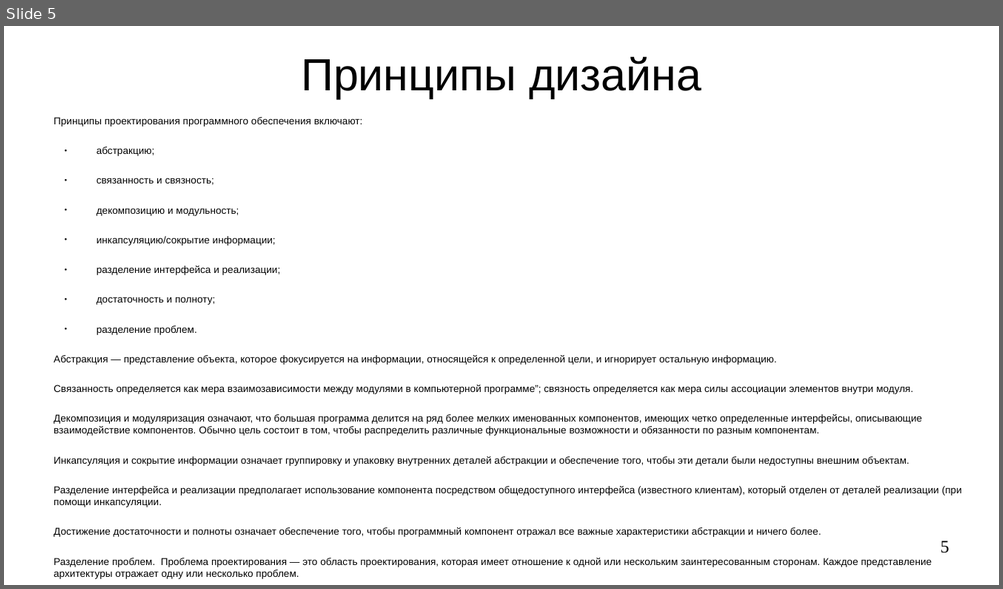
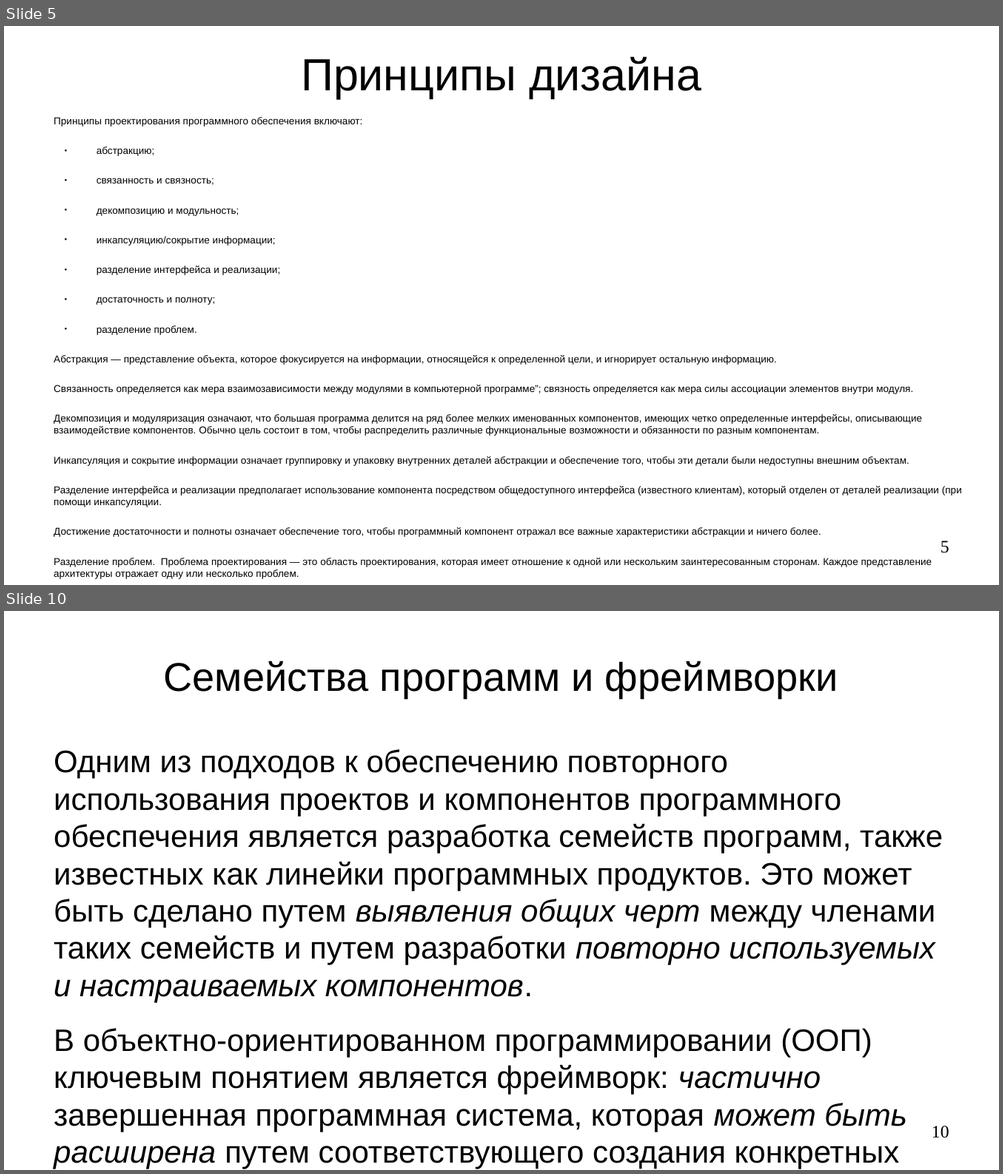
Before and after one commit to steelcraft/stud-lab, a slide deck: Лекции/CASWE01#L2.odp. Shown one above the other, each under a label of ours: slide 5 before the commit, slides 5 and 10 after it; the slides between them are not shown. The pictures are 1003x589 and 1003x1174 pixels, drawn with LibreOffice and Linux fonts; fonts in the diff are those of the drawing. Boxes give left, top, right and bottom in pixels: in the first picture for what was removed or moved away, otherwise in the second. Text is boxed around its words. In the diff, an @@ line names an element or a change of style, - is before the commit and + after.

Commit message:
Добавлен раздел "Анализ качества разработки ПО. Метрики"

```diff
--- a/Лекции/CASWE01#L2.odp
+++ b/Лекции/CASWE01#L2.odp
@@ slide 10 added at <box>4,611,999,1170</box>, background #FFFFFF @@
@@ title added at <box>164,661,838,698</box>, 32 pt, text #000000 @@
+Семейства программ и фреймворки
@@ text added at <box>54,749,942,1170</box>, 24.8 pt, text #000000 @@
+Одним из подходов к обеспечению повторного использования проектов и компонентов программного обеспечения является разработка семейств программ, также известных как линейки программных продуктов. Это может быть сделано путем выявления общих черт между членами таких семейств и путем разработки повторно используемых и настраиваемых компонентов.
+В объектно-ориентированном программировании (OOП) ключевым понятием является фреймворк: частично завершенная программная система, которая может быть расширена путем соответствующего создания конкретных расширений (таких как подключаемые модули).
@@ page number added at <box>931,1126,949,1139</box>, 14 pt, text #000000 @@
+10
```
Also in this commit, not shown: 1 slide changed, 6 other slides added.
